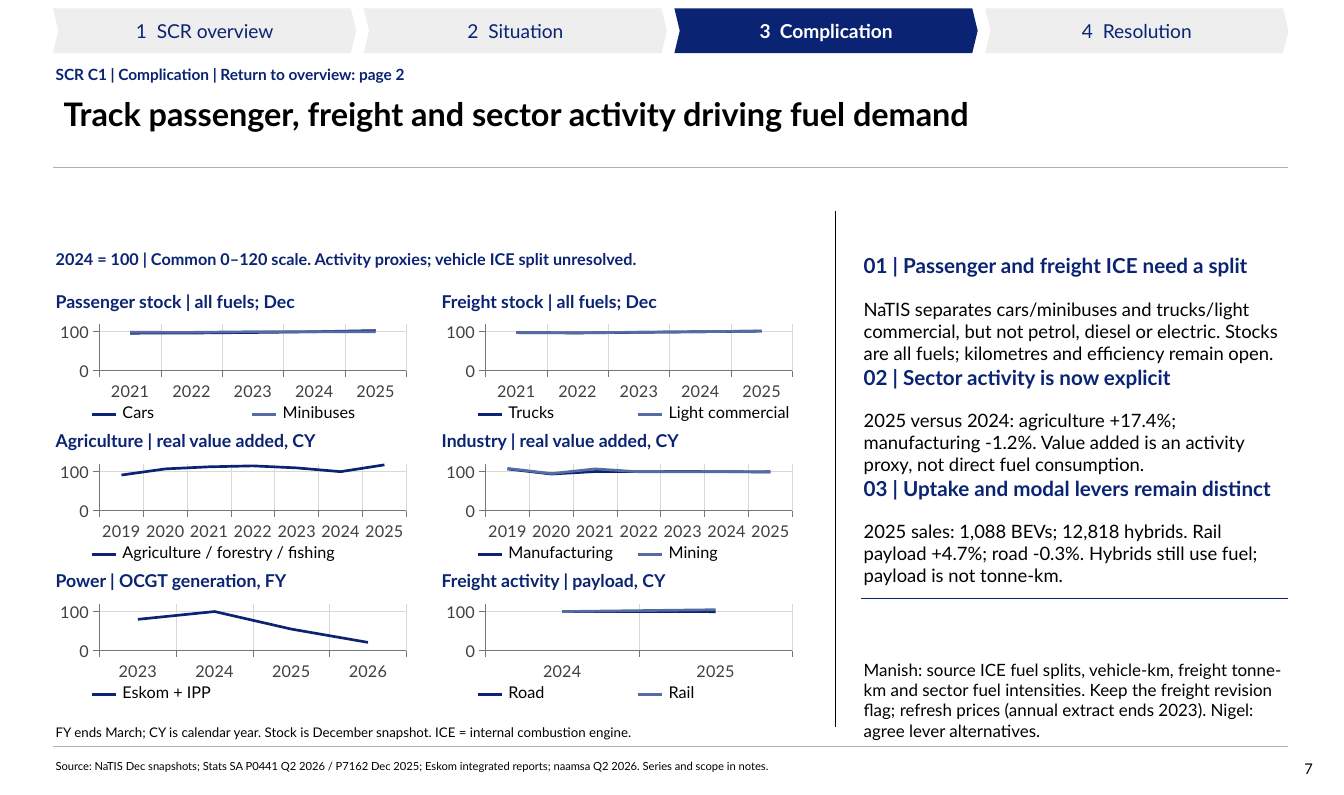
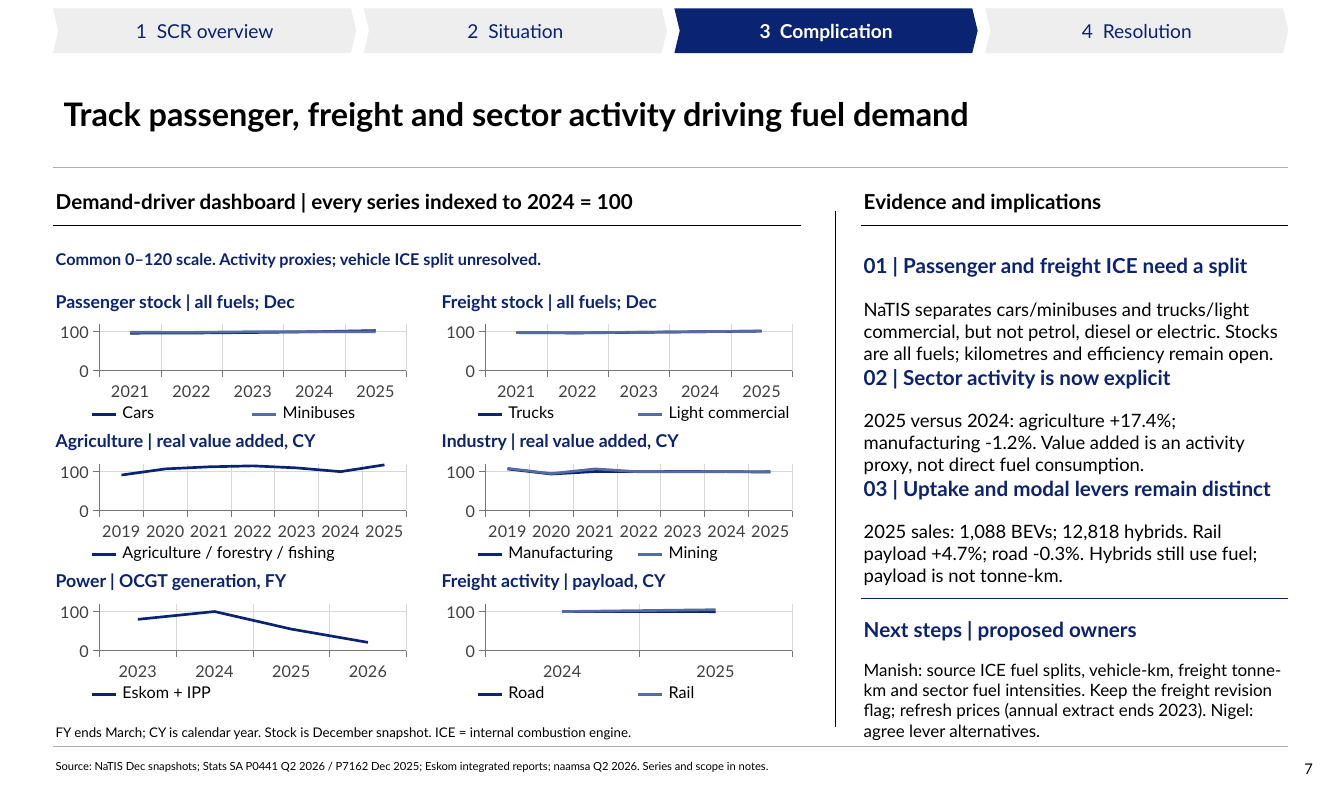
Before and after one commit to Africa-International-Advisors/liquid_fuels_model, a slide deck: slide 7 of pptx/output/delivered/Vopak_Week1_Analytical_Pack_2026_10_06.pptx. Drawn at 1344x795 pixels with LibreOffice and Linux fonts; fonts in the diff are those of the drawing; background and template pictures are left out. Boxes give left, top, right and bottom in pixels: in the first picture for what was removed or moved away, otherwise in the second. Text is boxed around its words. In the diff, an @@ line names an element or a change of style, - is before the commit and + after.

Commit message:
Restore 14 pt analytical subtitles and remove SCR breadcrumbs everywhere

```diff
--- a/pptx/output/delivered/Vopak_Week1_Analytical_Pack_2026_10_06.pptx
+++ b/pptx/output/delivered/Vopak_Week1_Analytical_Pack_2026_10_06.pptx
@@ text removed at [56, 68, 405, 83] @@
-SCR C1 | Complication | Return to overview: page 2
@@ text added at [56, 193, 633, 213], 14 pt, text #000000, bold @@
+Demand-driver dashboard | every series indexed to 2024 = 100
@@ text added at [864, 193, 1101, 213], 14 pt, text #000000, bold @@
+Evidence and implications
@@ line added from (53, 226) to (801, 226), #000000 0.55 pt @@
@@ line added from (861, 226) to (1289, 226), #000000 0.55 pt @@
@@ text at [56, 253, 541, 268]: text changed @@
-2024 = 100 | Common 0–120 scale. Activity proxies; vehicle ICE split unresolved.
+Common 0–120 scale. Activity proxies; vehicle ICE split unresolved.
@@ text added at [864, 621, 1137, 641], 14 pt, text #0A2373, bold @@
+Next steps | proposed owners
```
Also in this commit, not shown: 13 other slides changed, 7 other files.
